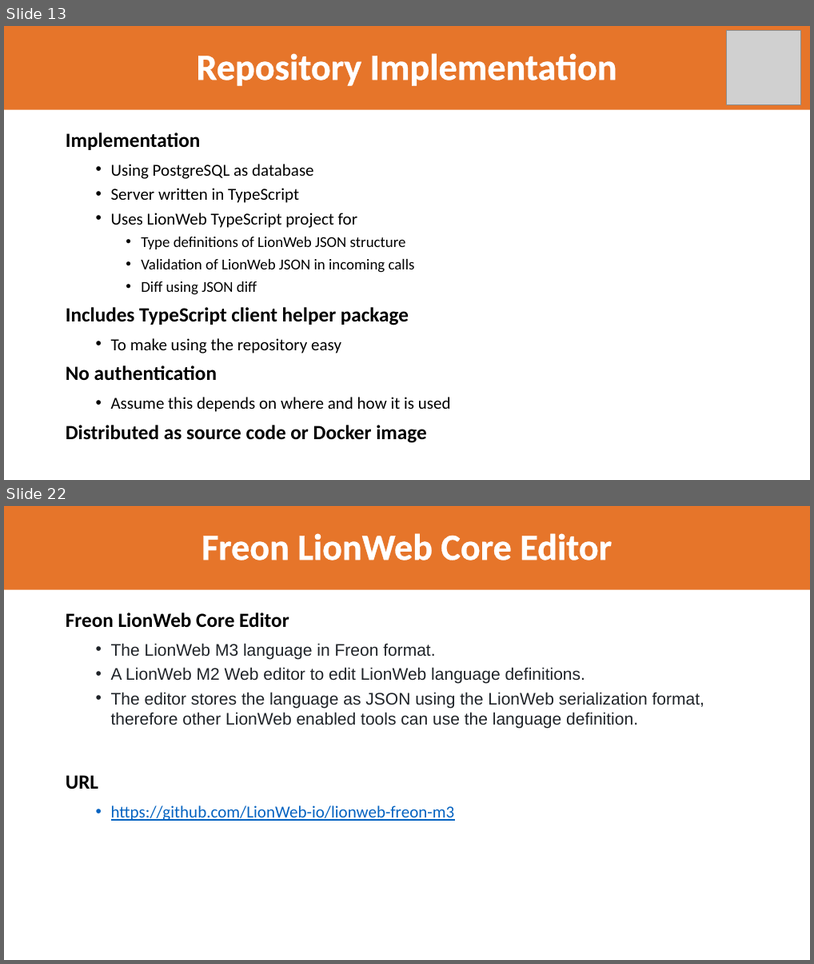
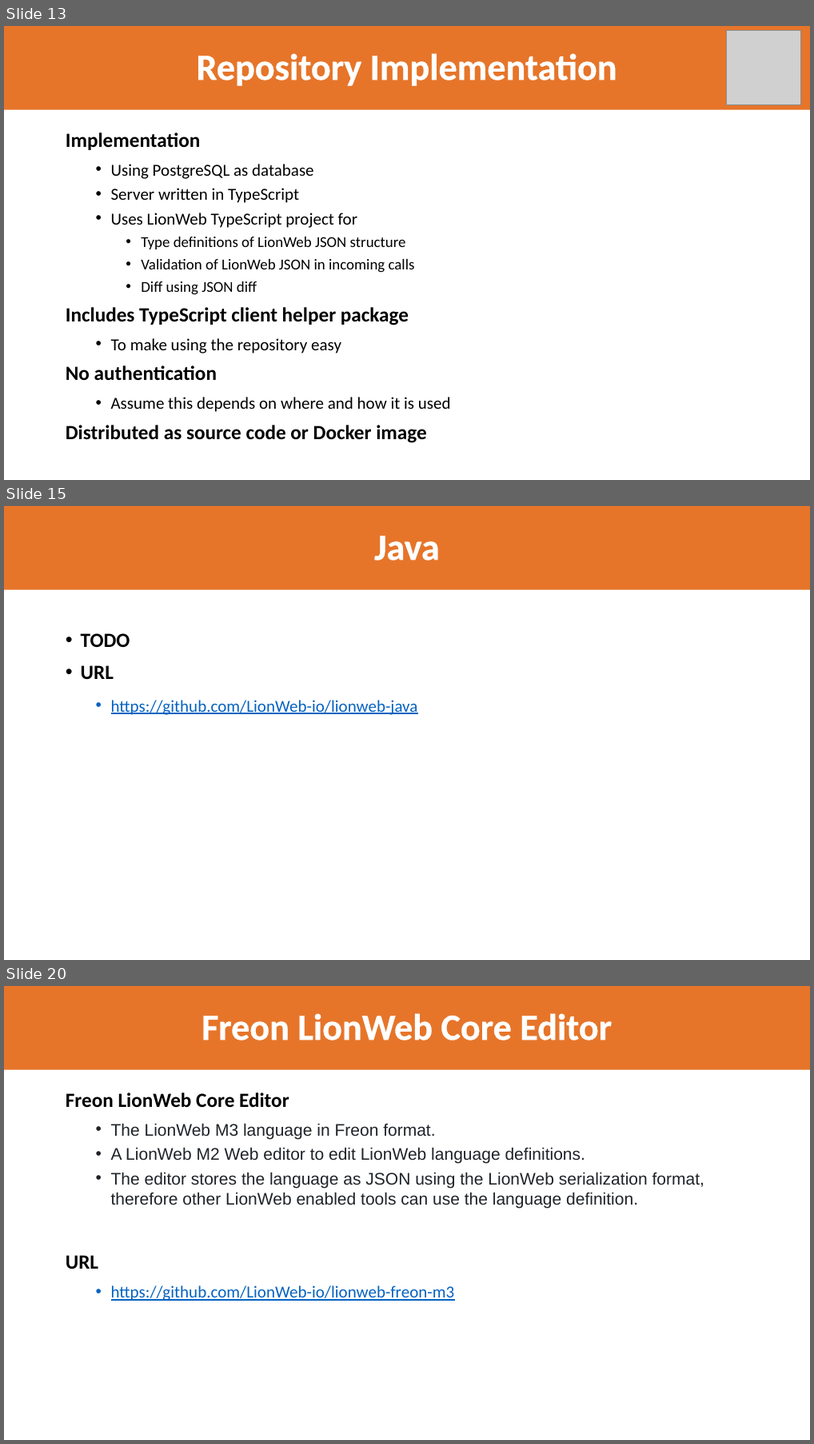
Before and after one commit to LionWeb-io/specification, a slide deck: resources/LangDev 2024 Talk-jos.pptx. Shown one above the other, each under a label of ours: slides 13 and 22 before the commit, slides 13, 15 and 20 after it; the slides between them are not shown. The pictures are 814x964 and 814x1444 pixels, drawn with LibreOffice and Linux fonts; fonts in the diff are those of the drawing; grey boxes stand for pictures; background and template pictures are left out. Boxes give left, top, right and bottom in pixels: in the first picture for what was removed or moved away, otherwise in the second. Text is boxed around its words. In the diff, an @@ line names an element or a change of style, - is before the commit and + after.

Commit message:
Layout improved, more text

```diff
--- a/resources/LangDev 2024 Talk-jos.pptx
+++ b/resources/LangDev 2024 Talk-jos.pptx
@@ slide 15 added at [4, 506, 810, 960], background #FFFFFF @@
@@ title added at [4, 506, 810, 589], fill #E6752A, 44 pt, text #FFFFFF, bold @@
+Java
@@ text added at [81, 633, 418, 715], 20 pt, text #0563C1, underline @@
+TODO
+URL
+  • https://github.com/LionWeb-io/lionweb-java
@@ what was slide 22 is now slide 20 @@
```
Also in this commit, not shown: 15 slides changed, 6 other slides added, 8 slides removed.
